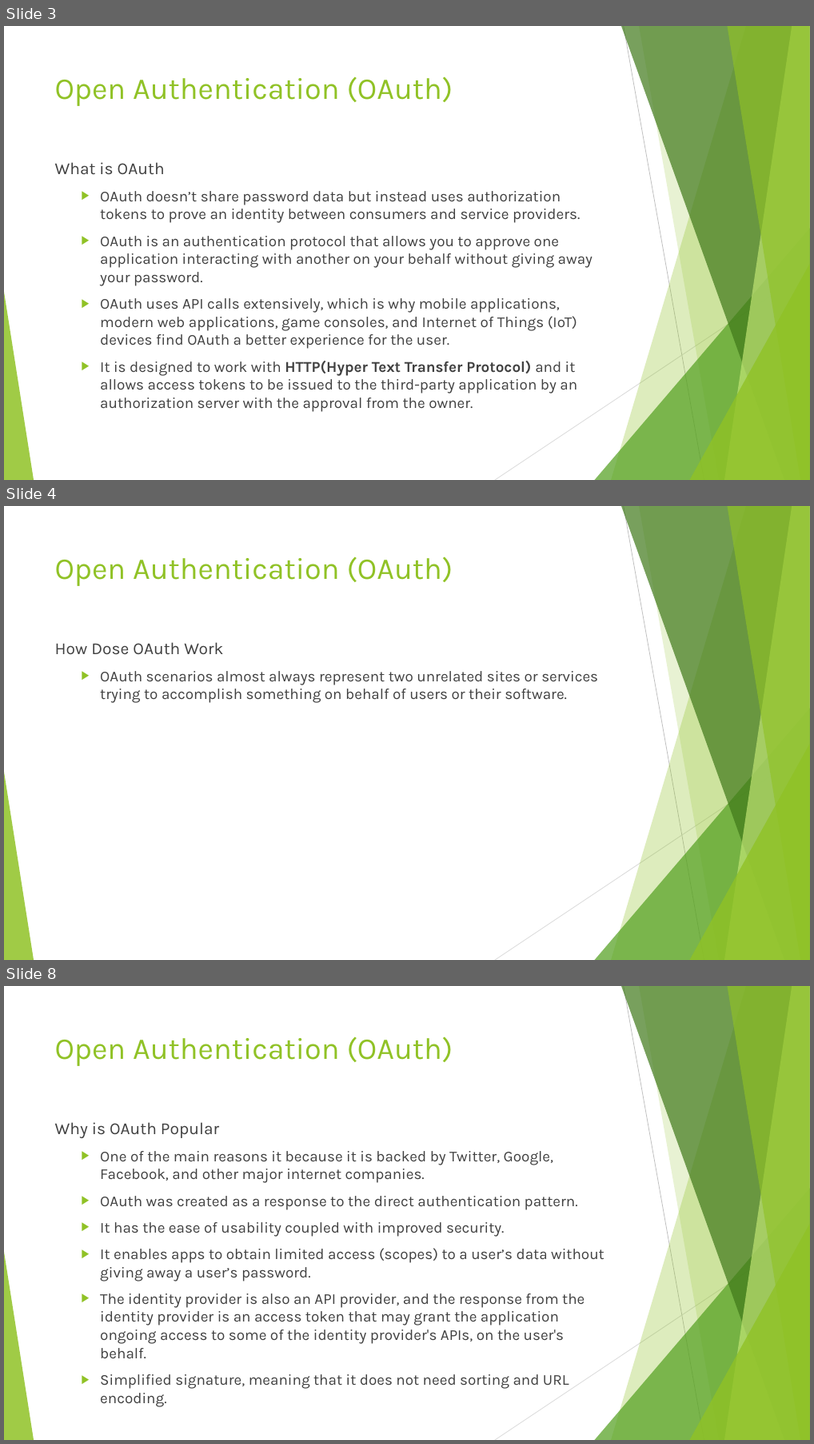
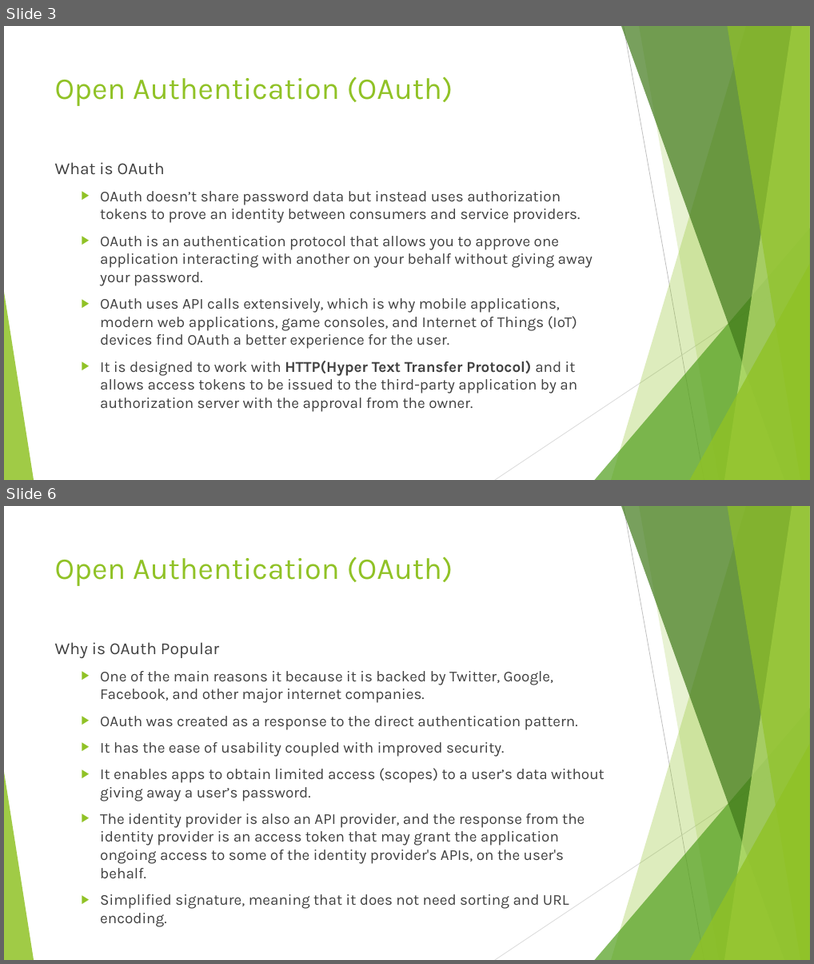
Before and after one commit to imaaxa/web-420, a slide deck: week-9/gilliam-assignment-9.2.pptx. Shown one above the other, each under a label of ours: slides 3, 4 and 8 before the commit, slides 3 and 6 after it; the slides between them are not shown. The pictures are 814x1444 and 814x964 pixels, drawn with LibreOffice and Linux fonts; fonts in the diff are those of the drawing. Boxes give left, top, right and bottom in pixels: in the first picture for what was removed or moved away, otherwise in the second. Text is boxed around its words. In the diff, an @@ line names an element or a change of style, - is before the commit and + after.

```diff
--- a/week-9/gilliam-assignment-9.2.pptx
+++ b/week-9/gilliam-assignment-9.2.pptx
@@ slide 4 removed at box(4, 506, 810, 960), background #FFFFFF; not listed: 10 template elements that a slide beside it also shows @@
@@ title removed at box(55, 556, 454, 586) @@
-Open Authentication (OAuth)
@@ text removed at box(55, 642, 598, 703) @@
-How Dose OAuth Work
-  ▶ OAuth scenarios almost always represent two unrelated sites or services trying to accomplish something on behalf of users or their software.
@@ what was slide 8 is now slide 6 @@
```
Also in this commit, not shown: 2 slides changed, 1 slide added, 2 other slides removed, 5 other files.
